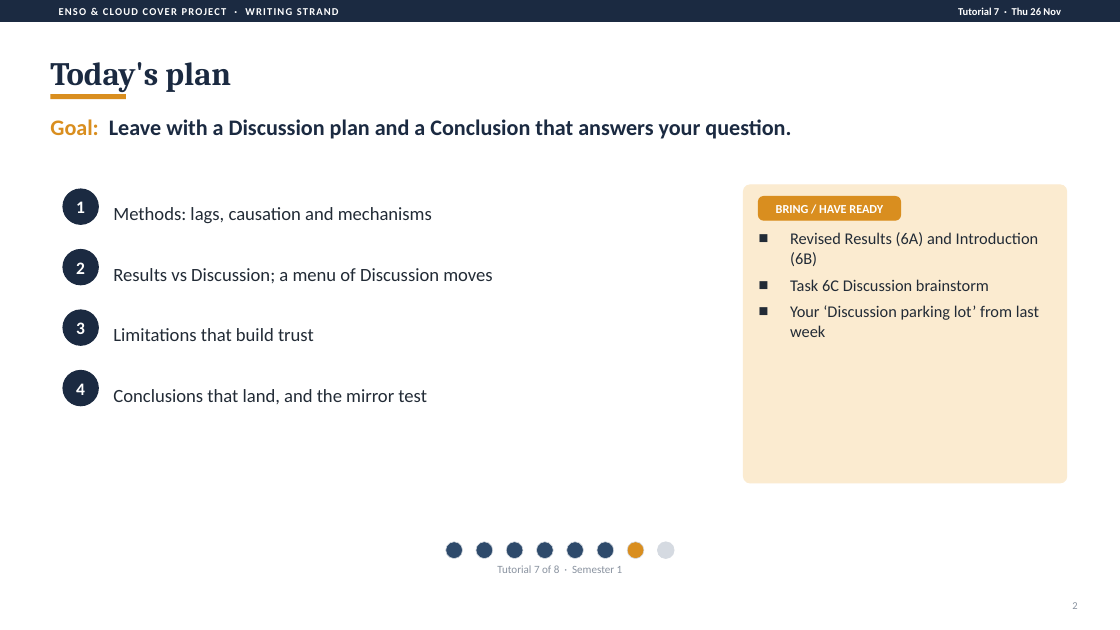
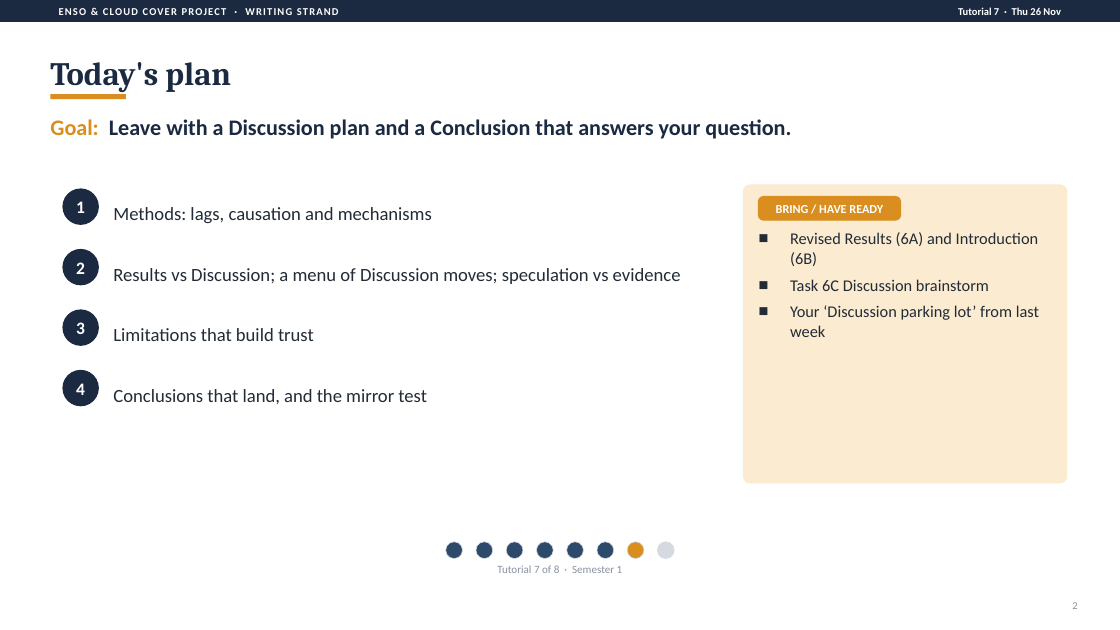
Before and after one commit to UoM-maul1609/tutorial-schedule-1, a slide deck: slide 2 of analyses-project/guidance/W7_Discussion_and_conclusion.pptx. Drawn at 1120x630 pixels with LibreOffice and Linux fonts; fonts in the diff are those of the drawing. Boxes give left, top, right and bottom in pixels: in the first picture for what was removed or moved away, otherwise in the second. Text is boxed around its words. In the diff, an @@ line names an element or a change of style, - is before the commit and + after.

```diff
--- a/analyses-project/guidance/W7_Discussion_and_conclusion.pptx
+++ b/analyses-project/guidance/W7_Discussion_and_conclusion.pptx
@@ text at (113,268,681,284): text changed @@
-Results vs Discussion; a menu of Discussion moves
+Results vs Discussion; a menu of Discussion moves; speculation vs evidence
```
Also in this commit, not shown: 1 slide added, 9 other files.
